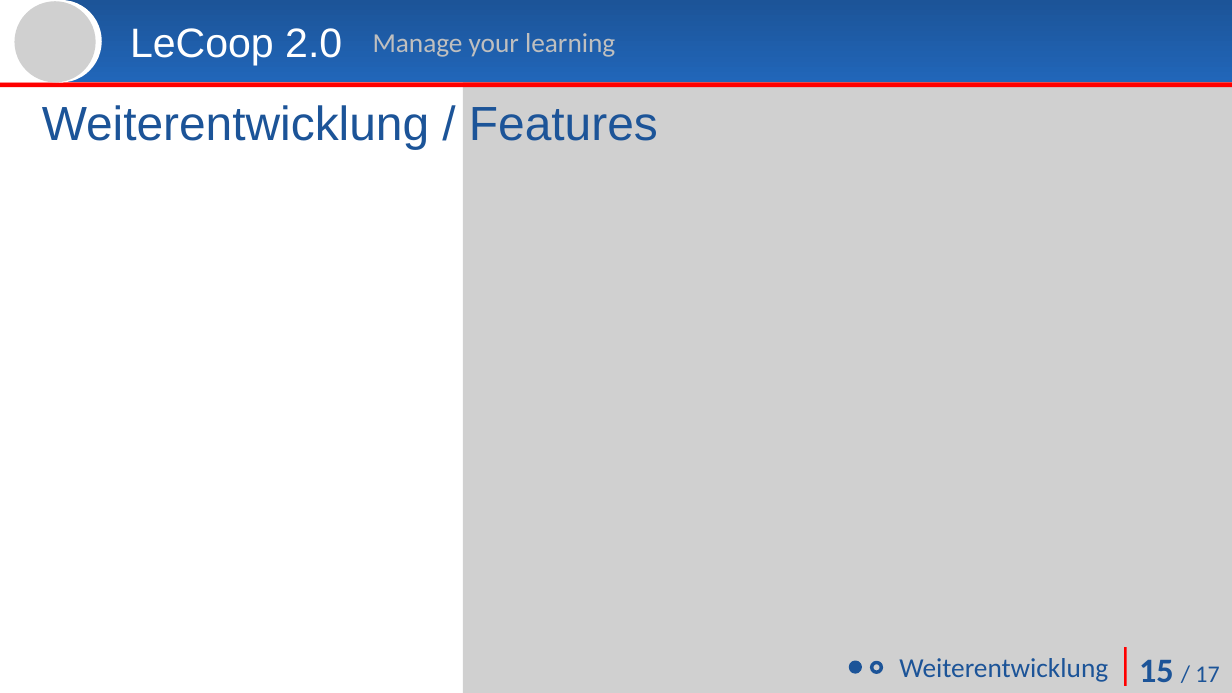
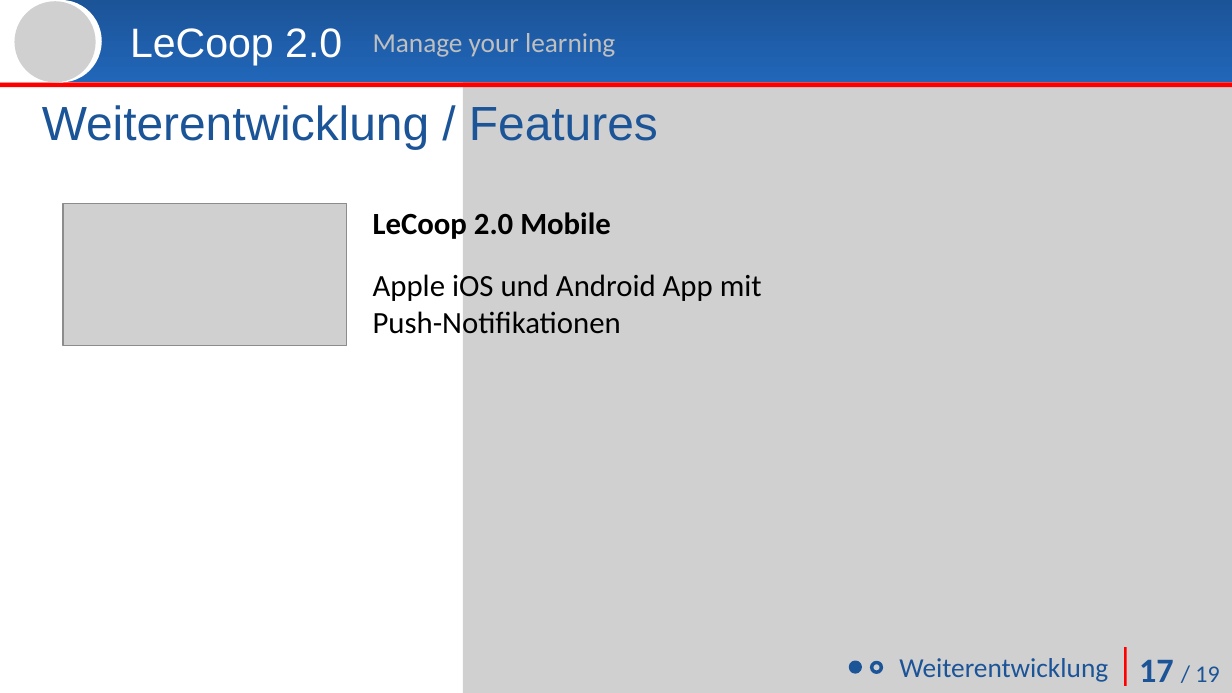
Before and after one commit to Akii/Le-Coop-2.0, a slide deck: slide 17 of lecoop/doc/supi_praesi.pptx. Drawn at 1232x693 pixels with LibreOffice and Linux fonts; fonts in the diff are those of the drawing; grey boxes stand for pictures. Boxes give left, top, right and bottom in pixels: in the first picture for what was removed or moved away, otherwise in the second. Text is boxed around its words. In the diff, an @@ line names an element or a change of style, - is before the commit and + after.

```diff
--- a/lecoop/doc/supi_praesi.pptx
+++ b/lecoop/doc/supi_praesi.pptx
@@ picture added at (63,203,346,346) @@
@@ text added at (373,209,762,341), 18 pt, text #000000 @@
+LeCoop 2.0 Mobile
+Apple iOS und Android App mit Push-Notifikationen
@@ text at (1139,659,1219,682): text changed @@
-15 / 17
+17 / 19
```
Also in this commit, not shown: 16 other slides changed.
